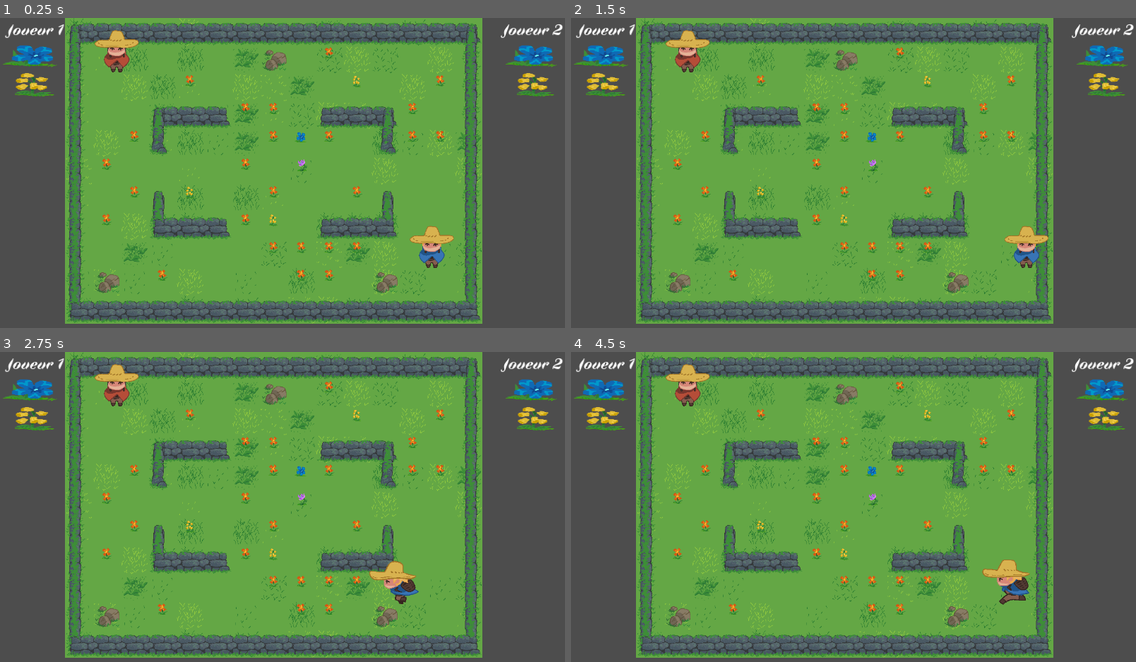
Above: before the commit, frames 1-4 (two rows, left to right).
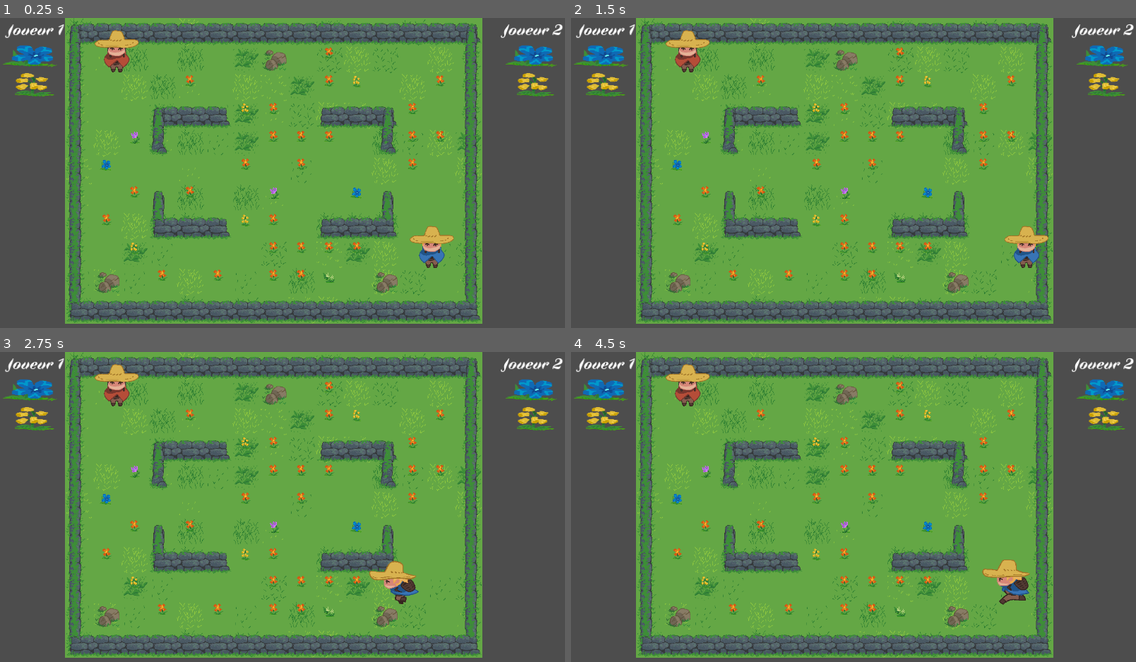
Above: after the commit, the same moments.

Repository: FablabMurat/2025GameJamCantal-1
Game: Godot game, scene res://root.tscn
The game is run twice, just before and just after one commit, with the same random seed, the same clock (stepped at 60 frames per second) and the same inputs.
Inputs:
- Up to frame 1 (0.25 s): no input
- Up to frame 2 (1.5 s): tap Enter (ui_accept) at 0.5, 0.77, 1.25 s; hold Right (ui_right) from 0.53 s (still down)
- Up to frame 3 (2.75 s): tap Enter (ui_accept) at 1.52, 2 s; release Right (ui_right) at 2.03 s; hold Left (ui_left) from 2.03 s (still down)
- Up to frame 4 (4.5 s): release Left (ui_left) at 2.78 s; hold Right (ui_right) 2.78-4.28 s; tap Enter (ui_accept) at 3.02, 3.77, 4.25 s; hold Left (ui_left) from 4.28 s (still down)

The runs differ from the first frame. In frame 1, 0.6% of the frame differs, in the area x 17-74%, y 18-86%; in frame 2, 0.6%; in frame 3, 0.6%; in frame 4, 0.6%.

Commit message:
spawn mission flowers first

Diff:
--- a/niveau.gd
+++ b/niveau.gd
@@ -29,11 +29,12 @@
 var used_cells
 
 func newplants(n, tabspawn : Array):
-	#for i in range(tabspawn.size()):
-		#if tabspawn[i] >= 0 :
-			#var newplant = plantetscn.instantiate()
-			#addplant(i+1,newplant,tabspawn[i])
 	used_cells = {}
+	for i in range(tabspawn.size()):
+		if tabspawn[i] >= 0 :
+			var newplant = plantetscn.instantiate()
+			addplant(i+1,newplant,tabspawn[i])
+
 	for i in range(n):
 		var newplant = plantetscn.instantiate()
 
